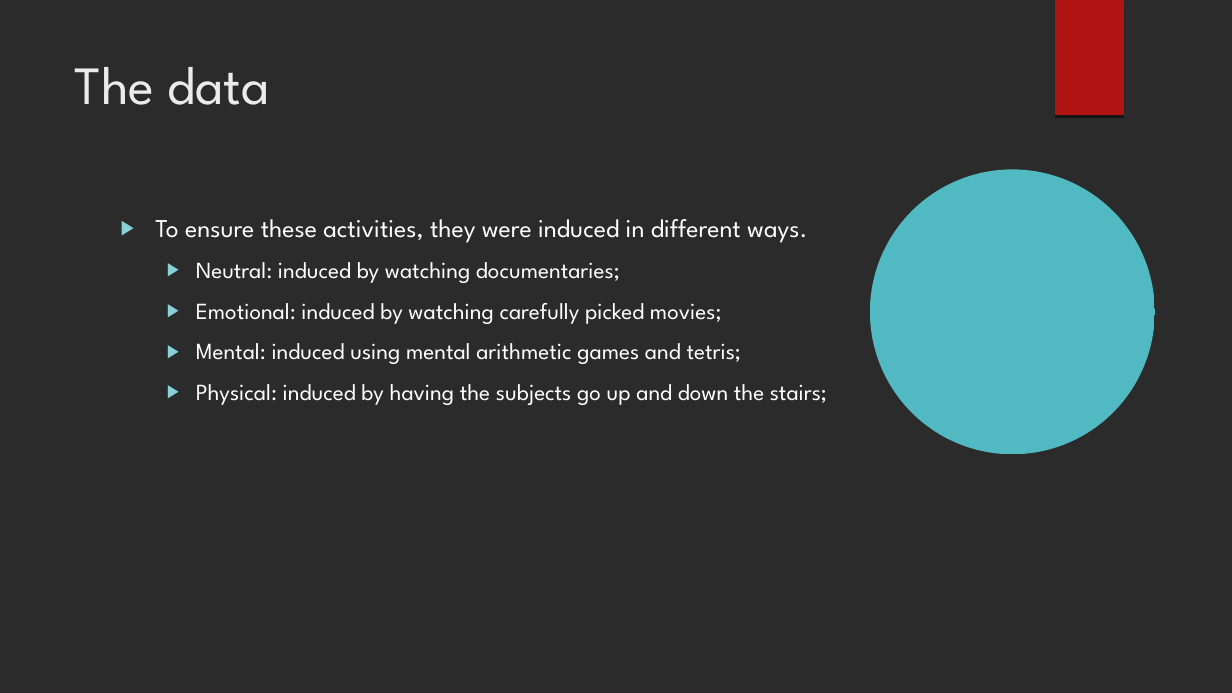
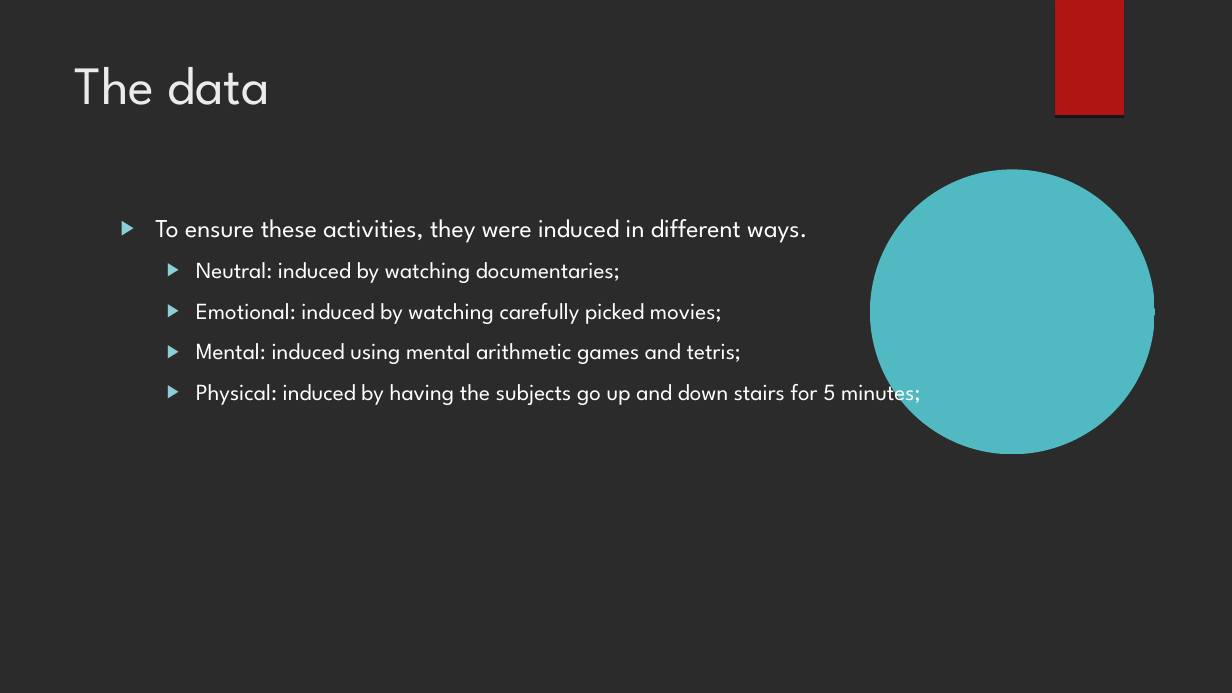
Before and after one commit to xaviersantos/dm, a slide deck: slide 6 of project_last/presentation.odp (slide 5 before the commit). Drawn at 1232x693 pixels with LibreOffice and Linux fonts; fonts in the diff are those of the drawing; background and template pictures are left out; a plain dark background stands for a picture behind light text. Boxes give left, top, right and bottom in pixels: in the first picture for what was removed or moved away, otherwise in the second. Text is boxed around its words. In the diff, an @@ line names an element or a change of style, - is before the commit and + after.

```diff
--- a/project_last/presentation.odp
+++ b/project_last/presentation.odp
@@ text at [196,377,921,407]: text changed @@
-  ▶ Physical: induced by having the subjects go up and down the stairs;
+  ▶ Physical: induced by having the subjects go up and down stairs for 5 minutes;
```
Also in this commit, not shown: 4 other slides changed, 1 slide added.
